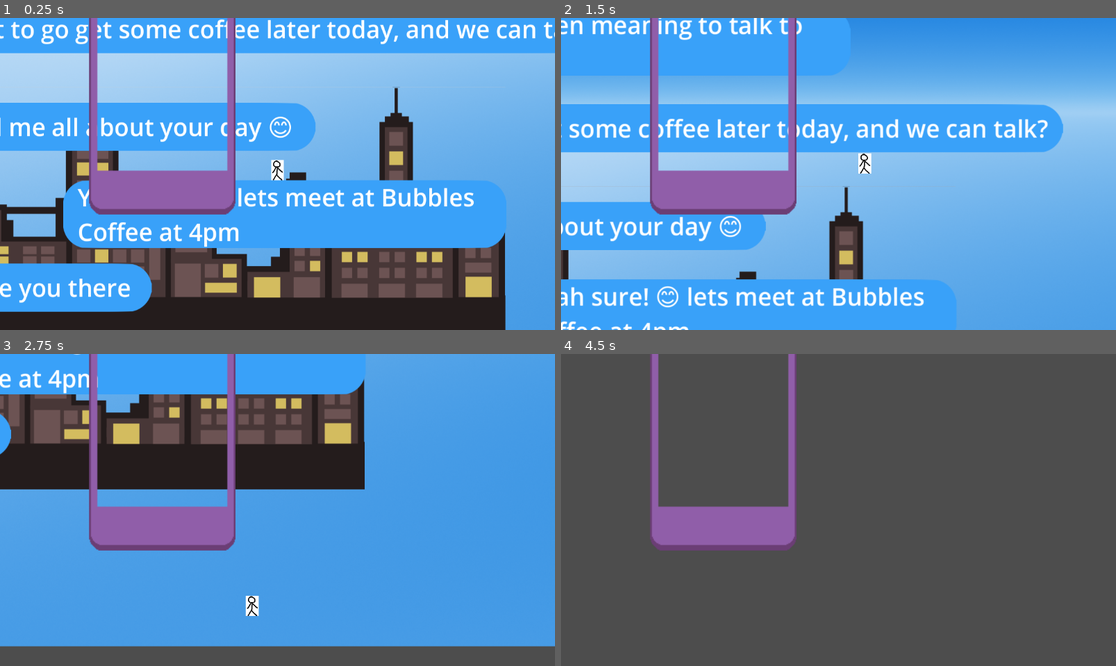
Above: before the commit, frames 1-4 (two rows, left to right).
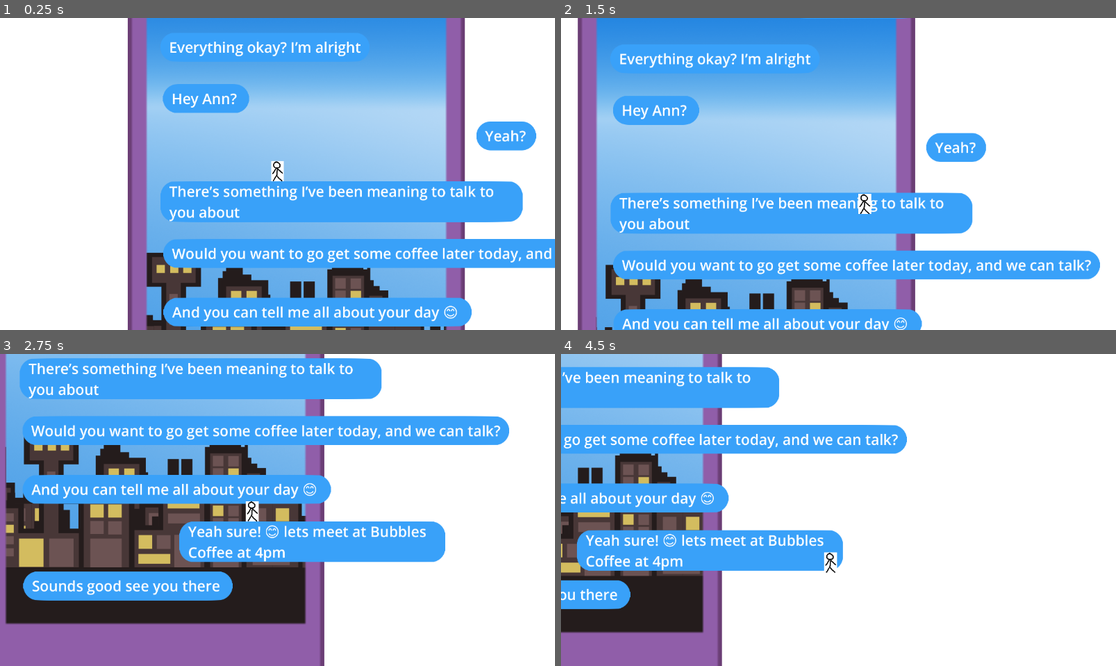
Above: after the commit, the same moments.

Repository: SidewalkSnailGames/thought-bubble
Game: Godot game, scene res://scenes/game.tscn
Two runs of this game, one before a commit and one after it. Both use one fixed random seed, a clock stepped at 60 frames per second and the inputs below.
Inputs:
- Up to frame 1 (0.25 s): no input
- Up to frame 2 (1.5 s): hold D (right) from 0.53 s (still down); tap W (jump) at 0.77 s
- Up to frame 3 (2.75 s): tap W (jump) at 1.52 s; release D (right) at 2.03 s; hold A (left) from 2.03 s (still down)
- Up to frame 4 (4.5 s): release A (left) at 2.78 s; hold D (right) 2.78-4.28 s; tap W (jump) at 3.02, 3.77 s; hold A (left) from 4.28 s (still down)

The runs differ from the first frame. In frame 1, 82% of the frame differs, in the area x 0-100%, y 0-100%; in frame 2, 78%; in frame 3, 82%; in frame 4, 99%.

Commit message:
phone and background

Diff:
--- a/scenes/background.tscn
+++ b/scenes/background.tscn
@@ -8,9 +8,22 @@
 shader = ExtResource("1_hvajg")
 shader_parameter/scroll_speed = null
 
+[sub_resource type="BoxMesh" id="BoxMesh_pme2c"]
+
+[sub_resource type="CanvasTexture" id="CanvasTexture_6451x"]
+
+[sub_resource type="RectangleShape2D" id="RectangleShape2D_47pm6"]
+
 [node name="background" type="Node2D"]
+texture_filter = 1
+position = Vector2(1414, 7)
 
-[node name="skybox" type="TextureRect" parent="."]
+[node name="Parallax2D" type="Parallax2D" parent="."]
+repeat_size = Vector2(3, 0)
+autoscroll = Vector2(5, 0)
+ignore_camera_scroll = true
+
+[node name="skybox" type="TextureRect" parent="Parallax2D"]
 material = SubResource("ShaderMaterial_8w0go")
 anchors_preset = 8
 anchor_left = 0.5
@@ -24,19 +37,68 @@
 grow_horizontal = 2
 grow_vertical = 2
 texture = ExtResource("2_6yeui")
+metadata/_edit_use_anchors_ = true
 
-[node name="cityscape" type="TextureRect" parent="."]
+[node name="skybox2" type="TextureRect" parent="Parallax2D/skybox"]
 material = SubResource("ShaderMaterial_8w0go")
+layout_mode = 1
 anchors_preset = 8
 anchor_left = 0.5
 anchor_top = 0.5
 anchor_right = 0.5
 anchor_bottom = 0.5
-offset_left = -1463.0
-offset_top = 166.0
-offset_right = 1474.0
-offset_bottom = 698.0
+offset_left = 2014.0
+offset_top = -1024.0
+offset_right = 6110.0
+offset_bottom = 1024.0
 grow_horizontal = 2
 grow_vertical = 2
+texture = ExtResource("2_6yeui")
+metadata/_edit_use_anchors_ = true
+
+[node name="skybox3" type="TextureRect" parent="Parallax2D/skybox"]
+material = SubResource("ShaderMaterial_8w0go")
+layout_mode = 1
+anchors_preset = 8
+anchor_left = 0.5
+anchor_top = 0.5
+anchor_right = 0.5
+anchor_bottom = 0.5
+offset_left = -6142.0
+offset_top = -1025.0
+offset_right = -2046.0
+offset_bottom = 1023.0
+grow_horizontal = 2
+grow_vertical = 2
+texture = ExtResource("2_6yeui")
+metadata/_edit_use_anchors_ = true
+
+[node name="Parallax2D2" type="Parallax2D" parent="."]
+repeat_size = Vector2(500, 0)
+autoscroll = Vector2(15, 0)
+follow_viewport = false
+ignore_camera_scroll = true
+
+[node name="City" type="Sprite2D" parent="Parallax2D2"]
+position = Vector2(-34, 434)
 texture = ExtResource("2_dkv73")
-stretch_mode = 1
+
+[node name="City" type="Sprite2D" parent="Parallax2D2/City"]
+position = Vector2(-3423, 0)
+texture = ExtResource("2_dkv73")
+
+[node name="City2" type="Sprite2D" parent="Parallax2D2/City"]
+position = Vector2(3432, -1)
+texture = ExtResource("2_dkv73")
+
+[node name="StaticBody2D" type="StaticBody2D" parent="."]
+
+[node name="MeshInstance2D" type="MeshInstance2D" parent="StaticBody2D"]
+modulate = Color(0.141176, 0.109804, 0.109804, 1)
+position = Vector2(234.5, 886)
+scale = Vector2(10319, 462)
+mesh = SubResource("BoxMesh_pme2c")
+texture = SubResource("CanvasTexture_6451x")
+
+[node name="CollisionShape2D" type="CollisionShape2D" parent="StaticBody2D"]
+shape = SubResource("RectangleShape2D_47pm6")
--- /dev/null
+++ b/scenes/dmhub.tscn
@@ -0,0 +1,27 @@
+[gd_scene load_steps=3 format=3 uid="uid://cd5bt48o6fi2t"]
+
+[ext_resource type="PackedScene" uid="uid://wyksy6jberae" path="res://scenes/background.tscn" id="1_iehih"]
+[ext_resource type="PackedScene" uid="uid://d3qi6tv234esb" path="res://scenes/phone.tscn" id="2_q5xwu"]
+
+[node name="dmhub" type="Node2D"]
+position = Vector2(685, 358)
+scale = Vector2(0.7, 0.7)
+
+[node name="Camera2D" type="Camera2D" parent="."]
+
+[node name="ParallaxBackground" type="Parallax2D" parent="Camera2D"]
+z_index = -1
+scale = Vector2(1, 1)
+
+[node name="ParallaxLayer" type="Parallax2D" parent="Camera2D/ParallaxBackground"]
+scale = Vector2(0.6, 0.6)
+scroll_offset = Vector2(685, 358)
+follow_viewport = false
+
+[node name="background" parent="Camera2D/ParallaxBackground/ParallaxLayer" instance=ExtResource("1_iehih")]
+position = Vector2(-1441.67, -551.428)
+scale = Vector2(0.8, 0.8)
+
+[node name="Phone" parent="Camera2D" instance=ExtResource("2_q5xwu")]
+position = Vector2(-425.714, -415.714)
+scale = Vector2(0.6, 0.6)
--- a/scenes/game.tscn
+++ b/scenes/game.tscn
@@ -10,27 +10,12 @@
 
 [node name="background" parent="." instance=ExtResource("1_oxexx")]
 
+[node name="Phone" parent="." instance=ExtResource("4_iv8v3")]
+position = Vector2(-327, -527)
+
 [node name="Level1" parent="." instance=ExtResource("1_ry0ud")]
+position = Vector2(2, 297)
+scale = Vector2(0.6, 0.6)
 
 [node name="Node2D" parent="." instance=ExtResource("2_fk7wt")]
-position = Vector2(1001, 370)
-
-[node name="CanvasLayer" type="CanvasLayer" parent="."]
-
-[node name="Control" type="Control" parent="CanvasLayer"]
-layout_mode = 3
-anchors_preset = 0
-offset_right = 40.0
-offset_bottom = 40.0
-
-[node name="Phone" parent="CanvasLayer/Control" instance=ExtResource("4_iv8v3")]
-layout_mode = 1
-anchors_preset = -1
-anchor_left = 0.292
-anchor_top = 0.147
-anchor_right = 0.292
-anchor_bottom = 0.147
-offset_left = 325.32
-offset_top = 83.12
-offset_right = 325.32
-offset_bottom = 83.12
+position = Vector2(247, 178)
--- a/scenes/phone.tscn
+++ b/scenes/phone.tscn
@@ -1,17 +1,32 @@
-[gd_scene load_steps=2 format=3 uid="uid://d3qi6tv234esb"]
+[gd_scene load_steps=3 format=3 uid="uid://d3qi6tv234esb"]
 
 [ext_resource type="Texture2D" uid="uid://d2bgqg0j7qcuw" path="res://assets/Phones/7A.png" id="1_x0t3c"]
 
-[node name="Phone" type="Control"]
-layout_mode = 3
-anchors_preset = 8
-anchor_left = 0.5
-anchor_top = 0.5
-anchor_right = 0.5
-anchor_bottom = 0.5
-grow_horizontal = 2
-grow_vertical = 2
+[sub_resource type="BoxMesh" id="BoxMesh_6ofdo"]
 
-[node name="7a" type="Sprite2D" parent="."]
-scale = Vector2(1.9, 1.9)
+[node name="Phone" type="Node2D"]
+
+[node name="MeshInstance2D" type="MeshInstance2D" parent="."]
+position = Vector2(-698.5, 463.5)
+scale = Vector2(1997, 1991)
+mesh = SubResource("BoxMesh_6ofdo")
+
+[node name="MeshInstance2D2" type="MeshInstance2D" parent="."]
+position = Vector2(2151, 468)
+scale = Vector2(2408, 1982)
+mesh = SubResource("BoxMesh_6ofdo")
+
+[node name="MeshInstance2D3" type="MeshInstance2D" parent="."]
+position = Vector2(809, -254)
+scale = Vector2(2408, 546)
+mesh = SubResource("BoxMesh_6ofdo")
+
+[node name="MeshInstance2D4" type="MeshInstance2D" parent="."]
+position = Vector2(830.5, 1687)
+scale = Vector2(5065, 542)
+mesh = SubResource("BoxMesh_6ofdo")
+
+[node name="phone" type="Sprite2D" parent="."]
+position = Vector2(613.25, 726.875)
+scale = Vector2(4.37812, 4.37812)
 texture = ExtResource("1_x0t3c")
--- a/scenes/player.tscn
+++ b/scenes/player.tscn
@@ -1,7 +1,8 @@
-[gd_scene load_steps=4 format=3 uid="uid://nxryqbpliqb1"]
+[gd_scene load_steps=5 format=3 uid="uid://nxryqbpliqb1"]
 
 [ext_resource type="Script" path="res://scripts/player.gd" id="1_rbwca"]
 [ext_resource type="Texture2D" uid="uid://b0epf57wyq4e3" path="res://assets/stickman.png" id="2_gtt10"]
+[ext_resource type="PackedScene" uid="uid://wyksy6jberae" path="res://scenes/background.tscn" id="3_keggp"]
 
 [sub_resource type="CapsuleShape2D" id="CapsuleShape2D_ujmxx"]
 radius = 12.0
@@ -22,3 +23,8 @@
 
 [node name="Camera2D" type="Camera2D" parent="."]
 position_smoothing_enabled = true
+
+[node name="background" parent="Camera2D" instance=ExtResource("3_keggp")]
+visible = false
+z_index = -1
+position = Vector2(894.464, -577.147)
Not shown: 1 places in scenes/background.tscn that only renumber resources
